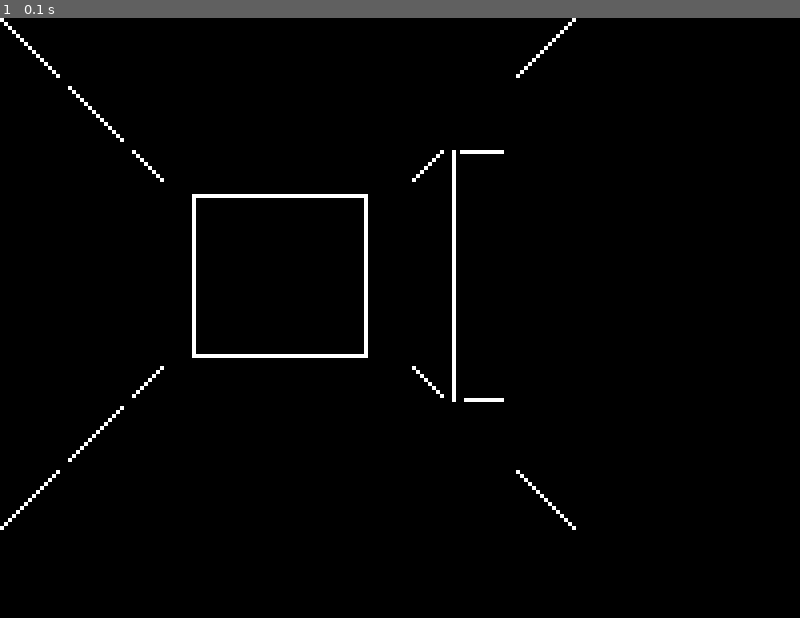
Above: before the commit, frame 1.
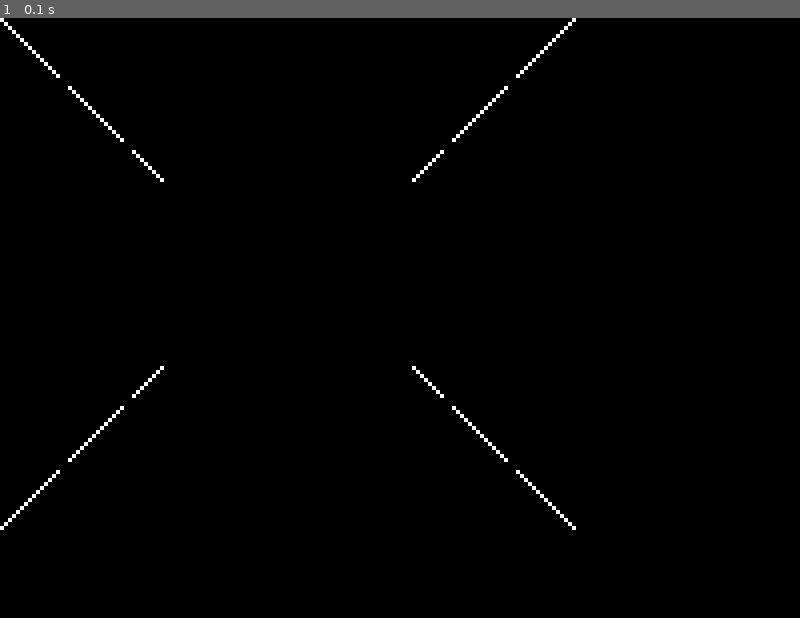
Above: after the commit, the same moment.

Repository: GuilhermeJuventino/PygameDungeonCrawler
Game: pygame game, started from main.py
Two runs of this game, one before a commit and one after it. Both use one fixed random seed, a clock stepped at 60 frames per second and the inputs below.
Inputs:
- Up to frame 1 (0.1 s): no input

The runs differ from the first frame. In frame 1, 0.9% of the frame differs, in the area x 24-64%, y 11-74%.

Commit message:
Improved code for drawing the front wall

Diff:
--- a/dungeon.py
+++ b/dungeon.py
@@ -9,8 +9,8 @@
         self.side_front_walls = []
 
         self.map = [
-            [1, 1, 1],
-            [1, 0, 0],
+            [1, 0, 1],
+            [1, 0, 1],
             [1, 0, 1]
         ]
 
@@ -68,6 +68,9 @@
             elif self.map[i][0] == 1:
                 surface.blit(self.side_walls[counter], (offset, 0))
 
+                if self.map[i][1] == 1:
+                    break
+
             offset += 16
             counter += 1
 
@@ -102,6 +105,9 @@
                                                    True, False),
                              (128 - offset, 0))
 
+                if self.map[i][1] == 1:
+                    break
+
             offset += 16
             counter += 1
 
@@ -112,6 +118,7 @@
         for i in range(2, -1, -1):
             if self.map[i][1] == 1:
                 self.surface.blit(self.front_walls[counter], (16 + offset, 0))
+                break
 
             offset += 16
             counter += 1
